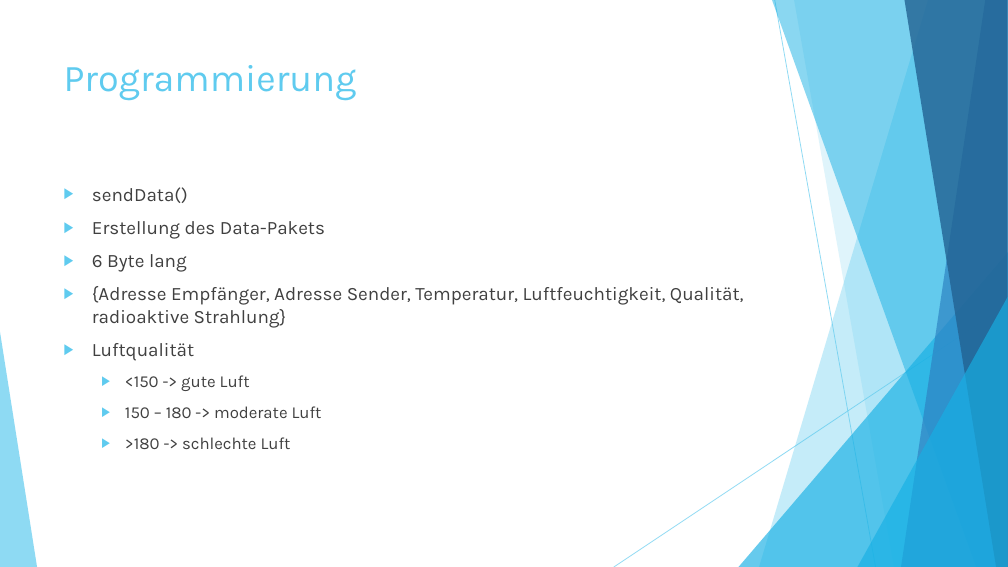
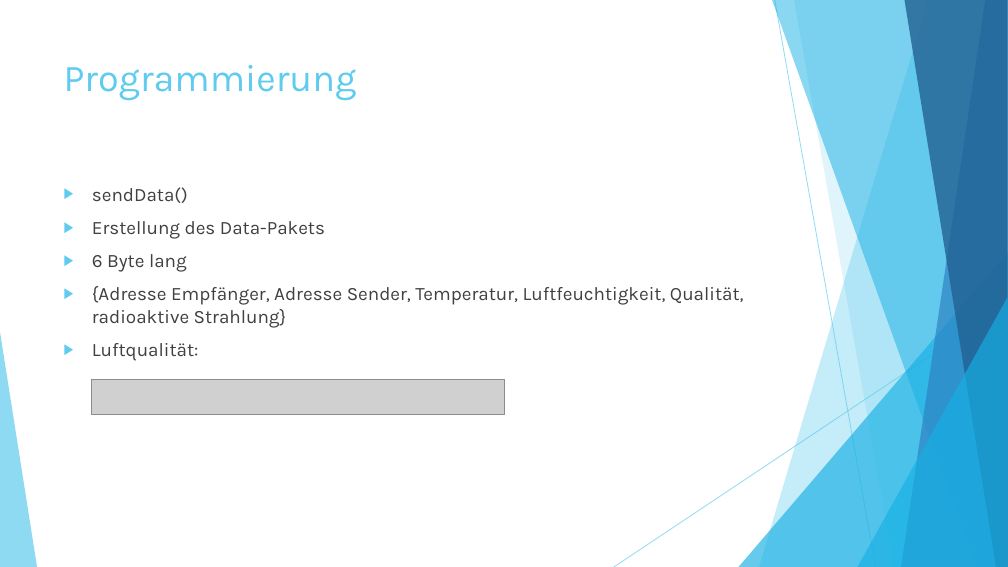
Before and after one commit to rinnerfabian/unistuff, a slide deck: slide 11 of IoT - Kopie.pptx. Drawn at 1008x567 pixels with LibreOffice and Linux fonts; fonts in the diff are those of the drawing; grey boxes stand for pictures. Boxes give left, top, right and bottom in pixels: in the first picture for what was removed or moved away, otherwise in the second. Text is boxed around its words. In the diff, an @@ line names an element or a change of style, - is before the commit and + after.

```diff
--- a/IoT - Kopie.pptx
+++ b/IoT - Kopie.pptx
@@ text at bbox=[92, 343, 199, 361]: text changed; size 16 to 18 pt @@
-▶ Luftqualität
-  ▶ <150 -> gute Luft
-  ▶ 150 – 180 -> moderate Luft
-  ▶ >180 -> schlechte Luft
+▶ Luftqualität:
@@ picture added at bbox=[91, 379, 504, 414] @@
```
Also in this commit, not shown: 1 other slide changed, 1 other file.
